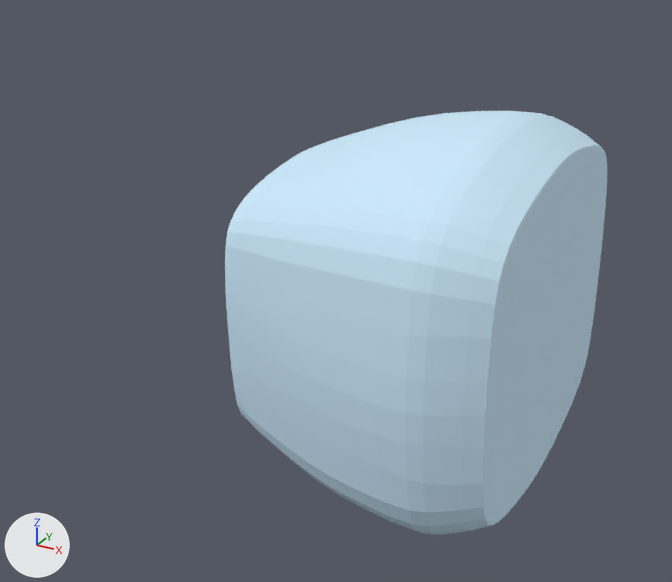
The glTF model static/models/partnext/2/view_input_colored.glb as it was, and as the next commit left it.
Before and after are seen from a 50 mm lens placed at (0.566, -1.328, 0.644), pointed at (-0.086, -0.143, 0.052). The axes (+X, +Y, +Z) are drawn at lower left. The lights are the same throughout. The older version comes first. Where no turn or scale is listed for an object, it has been applied to the vertices.

Objects in the first picture: 'geometry_5'.
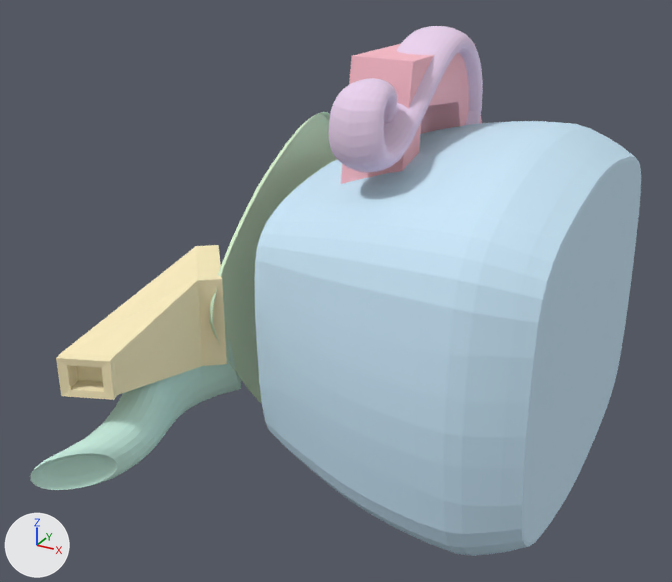
Where the change shows, as pixel boxes [x1, y1, x2, y2] in the pictures (672 x 582 px):
'geometry_5', moved: before [225, 111, 607, 535]; after [255, 121, 641, 556]
'geometry_4', moved (not visible before): after [56, 245, 227, 400]
'geometry_6', moved (not visible before): after [329, 26, 483, 172]
'geometry_1', moved (not visible before): after [31, 339, 241, 490]
'geometry_8', moved (not visible before): after [210, 112, 337, 404]
'geometry_7', moved (not visible before): after [341, 44, 482, 184]

The change, as a diff of the scene's bpy script:
```diff
--- a/static/models/partnext/2/view_input_colored.glb.py
+++ b/static/models/partnext/2/view_input_colored.glb.py
@@ me_geometry_8 @@
 # used by ob_geometry_8; location = (0.18, -0.043, -0.052)
-me_geometry_8.from_pydata(...)  # 473 vertices, 849 faces; spans x -0.185..-0.175, y -0.233..0.318, z -0.214..0.319
+me_geometry_8.from_pydata(...)  # 473 vertices, 849 faces; spans x -0.42..-0.41, y -0.236..0.315, z -0.201..0.332
+# me_geometry_8 part 1: the whole mesh is moved by (-0.235, -0.003, 0.013)
 me_geometry_8.materials.append(mat_partnext_2_part_8)
@@ me_geometry_7 @@
 # used by ob_geometry_7; location = (0.077, -0.075, -0.364)
-me_geometry_7.from_pydata(...)  # 80 vertices, 156 faces; spans x -0.125..-0.029, y -0.098..0.247, z 0.266..0.461
+me_geometry_7.from_pydata(...)  # 80 vertices, 156 faces; spans x -0.145..-0.049, y -0.09..0.255, z 0.586..0.781
+# me_geometry_7 part 2: the whole mesh is moved by (-0.02, 0.008, 0.32)
 me_geometry_7.materials.append(mat_partnext_2_part_7)
@@ me_geometry_6 @@
 # used by ob_geometry_6; location = (0.004, 0.109, -0.409)
-me_geometry_6.from_pydata(...)  # 1457 vertices, 2910 faces; spans x -0.049..0.04, y -0.306..0.088, z 0.326..0.493
+me_geometry_6.from_pydata(...)  # 1457 vertices, 2910 faces; spans x -0.048..0.041, y -0.374..0.02, z 0.687..0.854
+# me_geometry_6 part 3: the whole mesh is moved by (0.001, -0.068, 0.361)
 me_geometry_6.materials.append(mat_partnext_2_part_6)
@@ me_geometry_5 @@
 # used by ob_geometry_5; location = (-0.05, 0.065, 0.019)
-me_geometry_5.from_pydata(...)  # 1209 vertices, 2367 faces; spans x -0.178..0.277, y -0.399..0.268, z -0.336..0.298
+me_geometry_5.from_pydata(...)  # 1209 vertices, 2367 faces; spans x -0.118..0.338, y -0.409..0.259, z -0.345..0.29
+# me_geometry_5 part 4: the whole mesh is moved by (0.06, -0.009, -0.009)
 me_geometry_5.materials.append(mat_partnext_2_part_5)
@@ me_geometry_4 @@
 # used by ob_geometry_4; location = (0.287, 0.184, -0.077)
-me_geometry_4.from_pydata(...)  # 152 vertices, 300 faces; spans x -0.347..-0.227, y -0.364..-0.003, z 0.003..0.151
+me_geometry_4.from_pydata(...)  # 152 vertices, 300 faces; spans x -0.631..-0.511, y -0.683..-0.323, z 0.015..0.163
+# me_geometry_4 part 5: the whole mesh is moved by (-0.284, -0.319, 0.012)
 me_geometry_4.materials.append(mat_partnext_2_part_4)
@@ me_geometry_1 @@
 # used by ob_geometry_1; location = (0.283, 0.194, 0.018)
-me_geometry_1.from_pydata(...)  # 530 vertices, 1056 faces; spans x -0.352..-0.215, y -0.431..0.035, z -0.119..0.083
+me_geometry_1.from_pydata(...)  # 530 vertices, 1056 faces; spans x -0.655..-0.518, y -0.759..-0.293, z -0.182..0.02
+# me_geometry_1 part 6: the whole mesh is moved by (-0.304, -0.328, -0.063)
 me_geometry_1.materials.append(mat_partnext_2_part_1)
```
